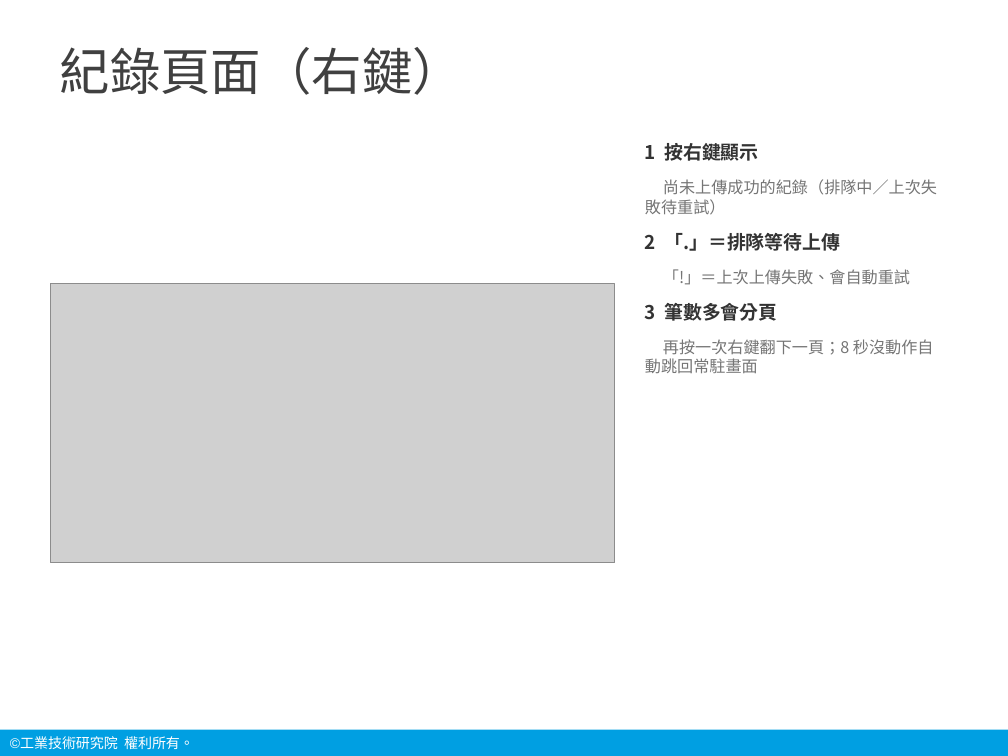
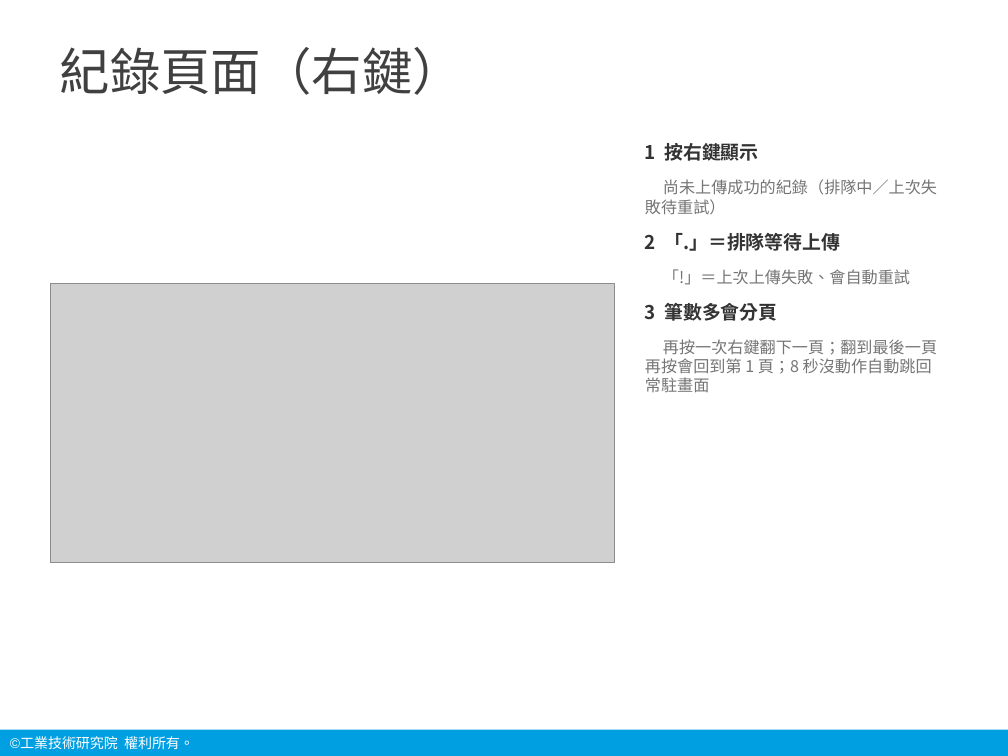
Before and after one commit to chanwunkong/pico-vitals-gateway, a slide deck: slide 22 of 說明/生理訊號中繼裝置_操作說明_20260908.pptx. Drawn at 1008x756 pixels with LibreOffice and Linux fonts; fonts in the diff are those of the drawing; grey boxes stand for pictures; background and template pictures are left out. Boxes give left, top, right and bottom in pixels: in the first picture for what was removed or moved away, otherwise in the second. Text is boxed around its words. In the diff, an @@ line names an element or a change of style, - is before the commit and + after.

```diff
--- a/說明/生理訊號中繼裝置_操作說明_20260908.pptx
+++ b/說明/生理訊號中繼裝置_操作說明_20260908.pptx
@@ text at (645,339,937,392): text changed @@
-再按一次右鍵翻下一頁；8 秒沒動作自動跳回常駐畫面
+再按一次右鍵翻下一頁；翻到最後一頁再按會回到第 1 頁；8 秒沒動作自動跳回常駐畫面
```
Also in this commit, not shown: 6 other slides changed, 9 other files.
